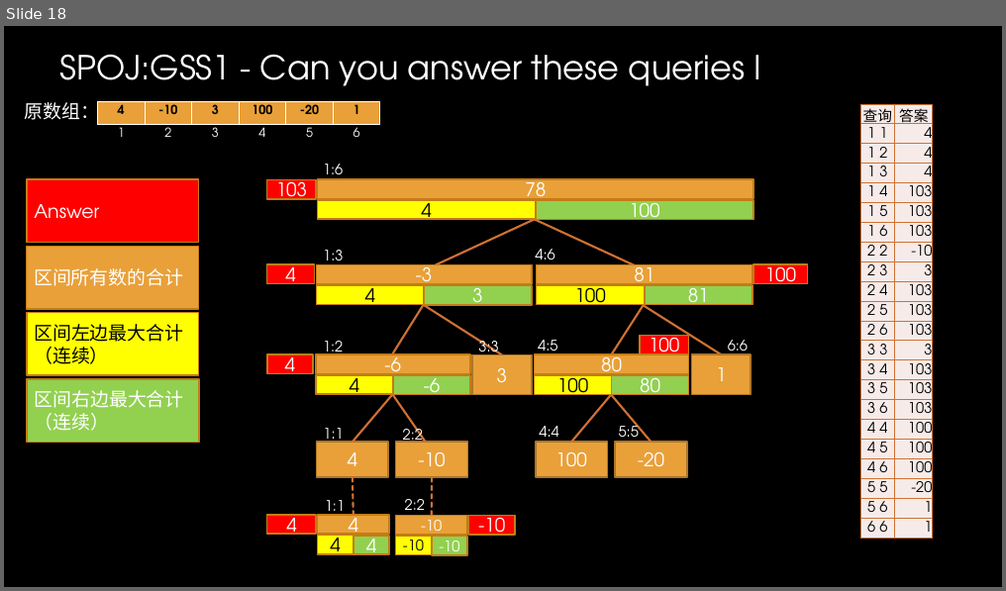
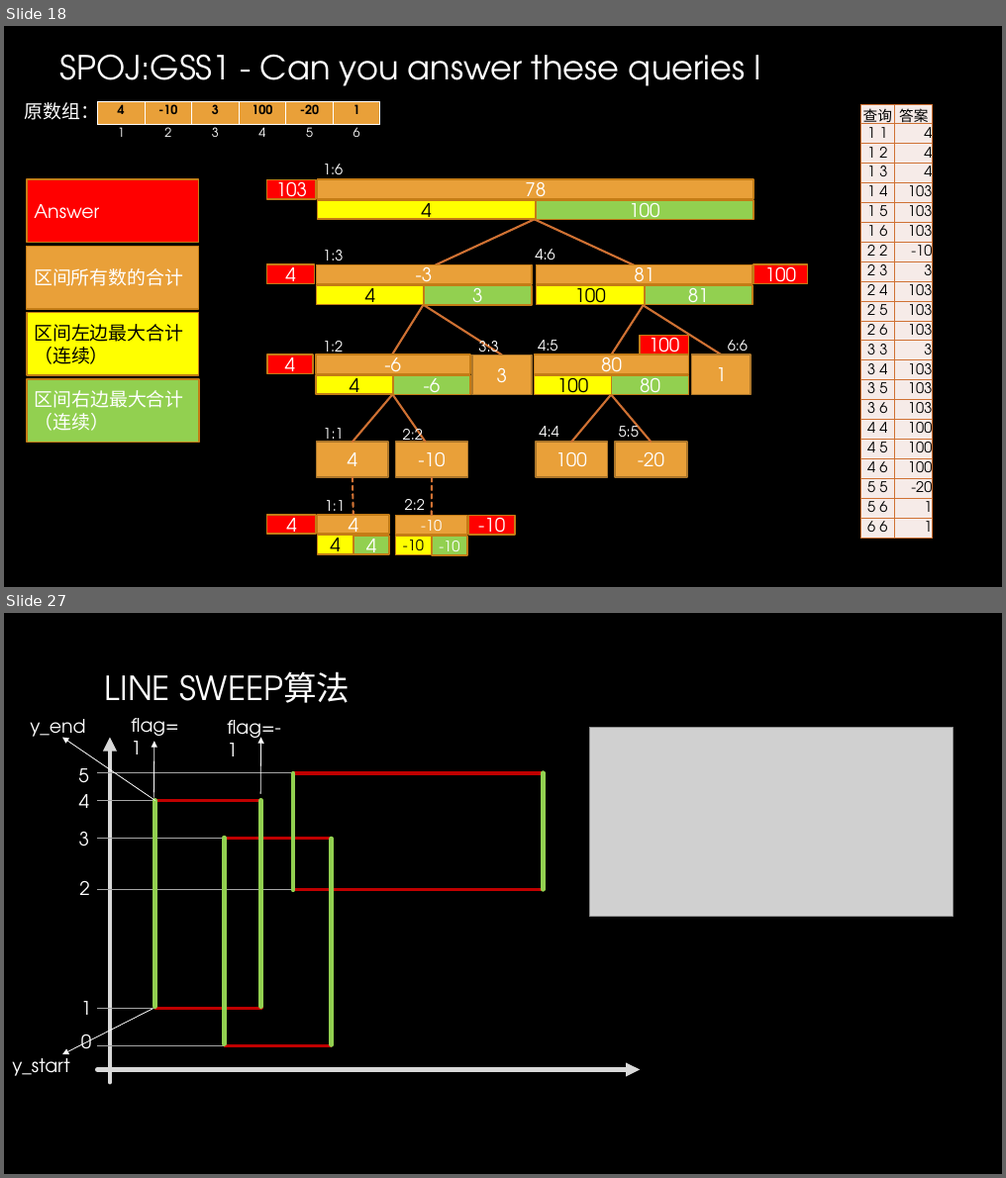
Before and after one commit to gzshawnliang/competitive-programming, a slide deck: doc/Other/RMQ问题.pptx. Shown one above the other, each under a label of ours: slide 18 before the commit, slides 18 and 27 after it; the slides between them are not shown. The pictures are 1006x591 and 1006x1178 pixels, drawn with LibreOffice and Linux fonts; fonts in the diff are those of the drawing; grey boxes stand for pictures; background and template pictures are left out. Boxes give left, top, right and bottom in pixels: in the first picture for what was removed or moved away, otherwise in the second. Text is boxed around its words. In the diff, an @@ line names an element or a change of style, - is before the commit and + after.

```diff
--- a/doc/Other/RMQ问题.pptx
+++ b/doc/Other/RMQ问题.pptx
@@ slide 27 added at [4,613,1002,1174], background picture (left out) @@
@@ title added at [105,671,350,703], 32 pt, text gradient #FFFFFF to #A6A6A6 @@
+LINE SWEEP算法
@@ text added at [30,719,85,741], 18 pt, text #FFFFFF @@
+y_end
@@ text added at [131,718,178,755], 18 pt, text #FFFFFF @@
+flag=1
@@ text added at [227,720,281,757], 18 pt, text #FFFFFF @@
+flag=-1
@@ picture added at [590,727,953,916] @@
@@ arrow added from (155, 800) to (62, 738), #FFFFFF 0.75 pt @@
@@ arrow added from (110, 1082) to (110, 738), #D9D9D9 4.5 pt @@
@@ arrow added from (153, 798) to (154, 741), #FFFFFF 0.75 pt @@
@@ arrow added from (260, 793) to (260, 738), #FFFFFF 0.75 pt @@
@@ line added from (293, 773) to (98, 773), #A6A6A6 1 pt @@
@@ rectangle added at [293,773,543,890], outline #C00000 3 pt @@
@@ line added from (293, 774) to (293, 890), #92D050 4.5 pt @@
@@ line added from (543, 773) to (543, 889), #92D050 4.5 pt @@
@@ line added from (155, 800) to (98, 800), #A6A6A6 1 pt @@
@@ rectangle added at [155,800,262,1008], outline #C00000 3 pt @@
@@ line added from (155, 800) to (155, 1007), #92D050 4.5 pt @@
@@ line added from (260, 800) to (260, 1007), #92D050 4.5 pt @@
@@ line added from (224, 839) to (98, 839), #A6A6A6 1 pt @@
@@ rectangle added at [224,839,331,1047], outline #C00000 3 pt @@
@@ line added from (224, 839) to (224, 1045), #92D050 4.5 pt @@
@@ line added from (332, 839) to (332, 1045), #92D050 4.5 pt @@
@@ line added from (293, 890) to (98, 890), #A6A6A6 1 pt @@
@@ arrow added from (152, 1009) to (62, 1055), #FFFFFF 0.75 pt @@
@@ line added from (155, 1008) to (98, 1008), #A6A6A6 1 pt @@
@@ text added at [12,1054,70,1076], 18 pt, text #FFFFFF @@
+y_start
@@ group added at [78,768,91,1050]: 6 texts @@
+1
+5
+2
+3
+4
+0
@@ line added from (224, 1046) to (98, 1046), #A6A6A6 1 pt @@
@@ arrow added from (98, 1069) to (641, 1069), #D9D9D9 4.5 pt @@
```
Also in this commit, not shown: 11 other slides added, 1 other file.
